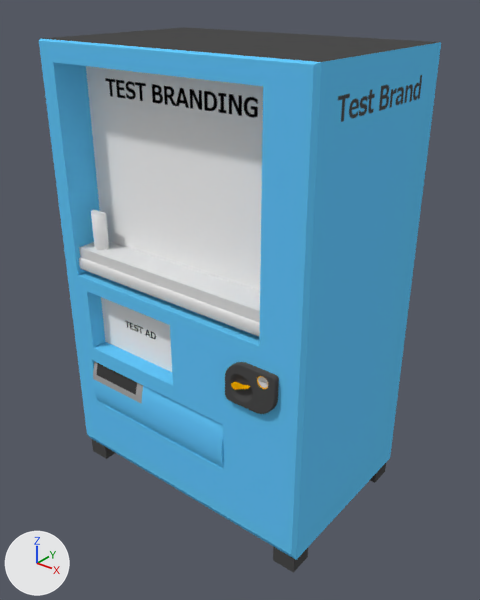
Two versions of the Blender file resources/models/Vending Machine/Vending_Machine.blend, one commit apart.
The view is the same before and after, from a 50 mm camera at (3.24, -3.98, 4.21) aimed at (0.08, -0.04, 1.77). Every picture has the same lights, and +X, +Y and +Z are marked at lower left.

Names of what the first picture shows: 'Bottle', 'Button_Shelf', 'Door', 'Legs', 'Machine', 'PayFrame', 'Shelf'.
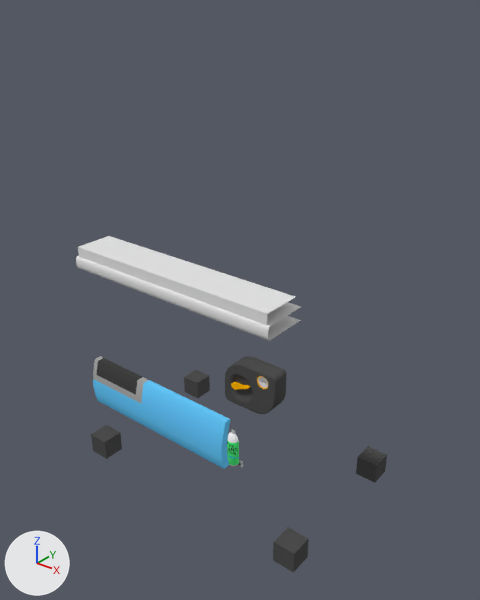
Changed parts and their boxes (x1, y1, x2, y2) in the pictures (480 x 600 px):
'Machine', hidden
    before: (39, 27, 441, 560)
'Bottle', reshaped, moved, rescaled (32% narrower, 7% shorter)
    before: (91, 210, 109, 250)
    after: (227, 429, 239, 466)
part 1 of me_cylinder, deleted
    before: (91, 210, 109, 250)
part 2 of me_cylinder, added
    after: (227, 429, 239, 466)
'Legs', unchanged, uncovered by the edit
    before: (92, 439, 386, 573)
    after: (91, 370, 387, 573)

The change in detail:
Picture 'Bottle_Tex.png' (img_bottle_tex_png) is new.
Material 'Bottle_Mat' (mat_bottle_mat) is new.
Its texture is img_bottle_tex_png.
me_cylinder is used by ob_bottle; location (-0.918, -0.592, 2.293); scale (0.122, 0.122, 0.122).
me_cylinder had 35 vertices, 32 faces and spanned x -0.6..0.6, y -0.83..-0.23, z -1.0..1.63.
me_cylinder now has 120 vertices, 112 faces and spans x -0.45..0.45, y -0.69..-0.23, z 0.01..2.71.
me_cylinder part 1: the whole mesh is rebuilt.
Part 2, on me_cylinder:
86 vertices are added at x -0.45..0.45, y -0.69..-0.23, z 0.01..2.71.
17 new vertices lie (0.0, 0.0, 1.88) away from vertices in x -0.45..0.45, y -0.69..-0.23, z 0.13.
17 new vertices lie (0.0, 0.0, 0.2) away from vertices in x -0.14..0.14, y -0.37..-0.23, z 2.51.
96 new faces join them, smooth.
16 new faces join them.
me_cylinder now uses material mat_bottle_mat (picture img_bottle_tex_png).
Object 'Machine' (ob_machine) is now hidden.
Object 'Bottle' (ob_bottle) moves from (-0.918, -0.592, 2.293) to (0.0, 0.0, 0.0).
Object 'Bottle' (ob_bottle) is rescaled from (0.122, 0.122, 0.122) to (0.142, 0.142, 0.142).
